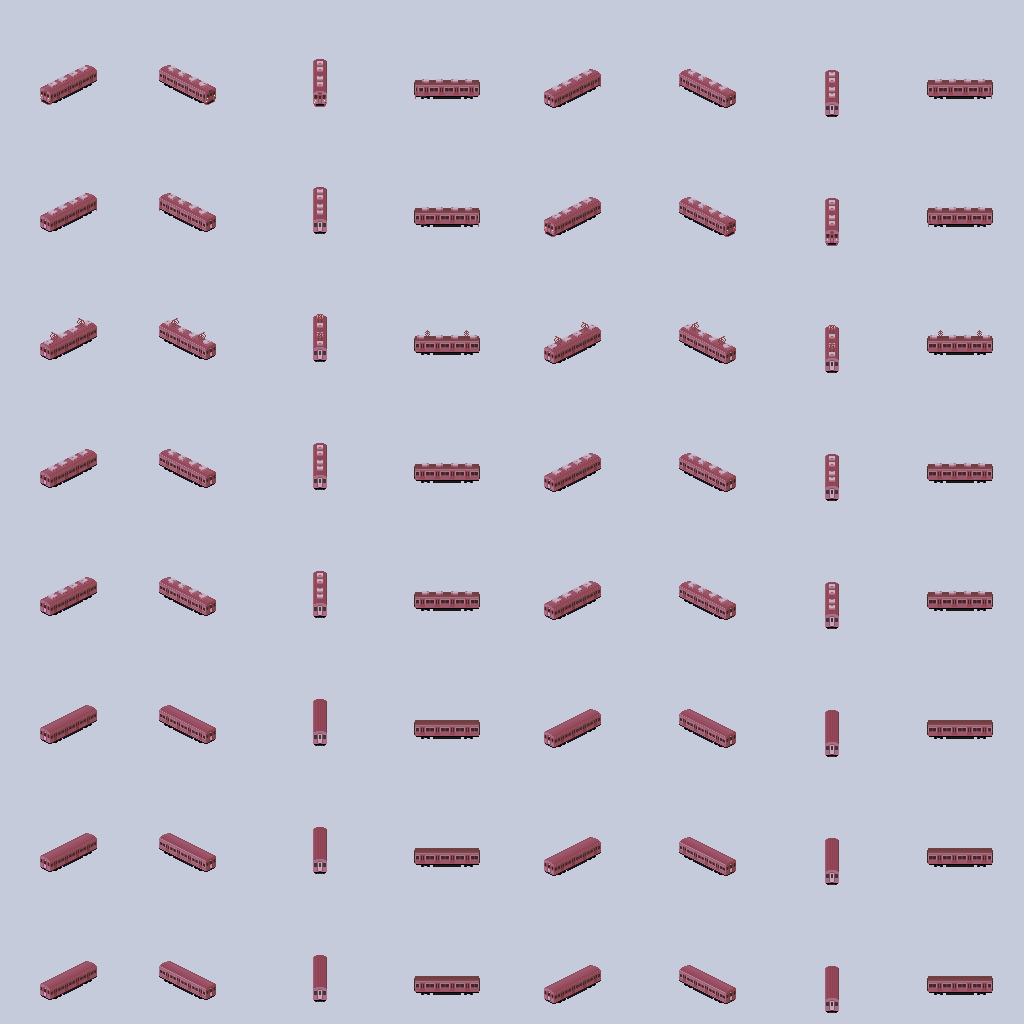
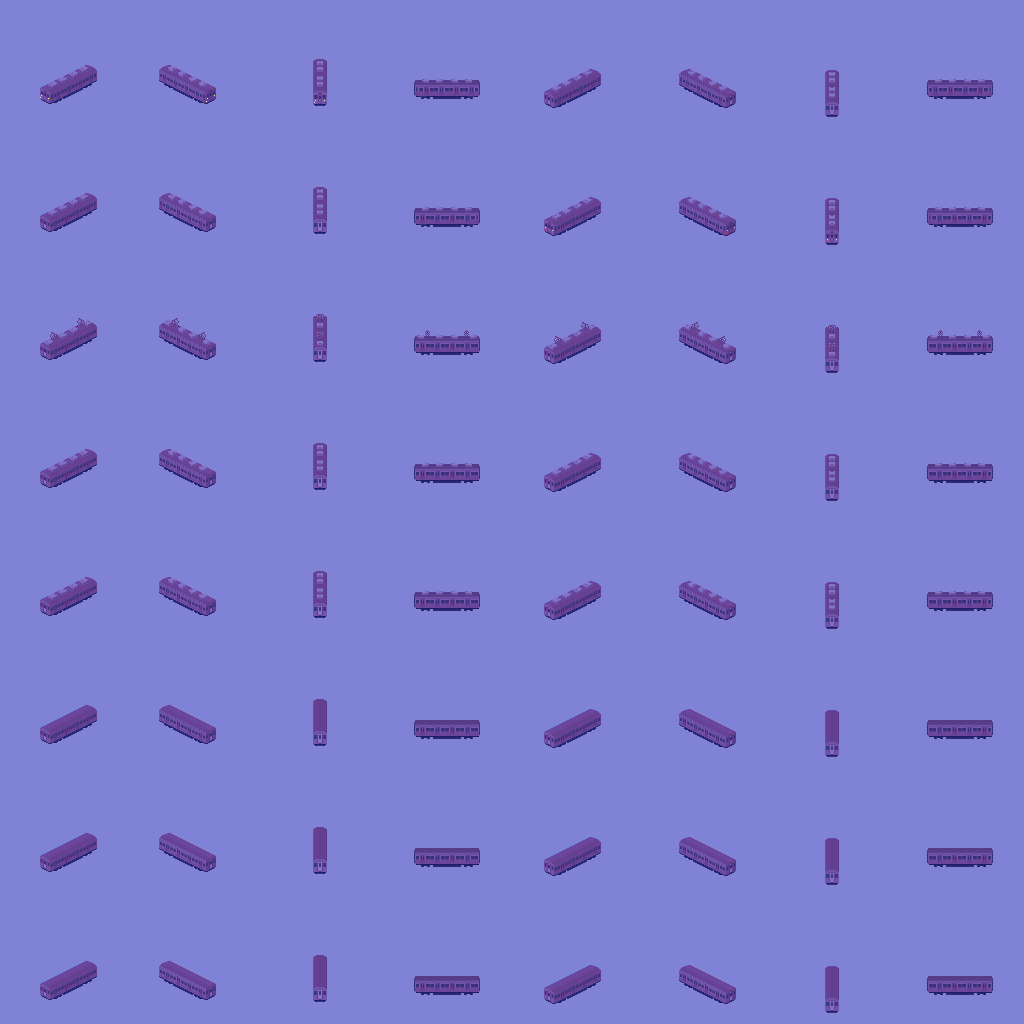
Two versions of the same layered image (1024×1024). Layer-by-layer changes:
added layer "レイヤー 117" (50%) in group "青" over [0, 0, 1024, 1024]
hid "スカート" over [41, 84, 992, 246]
